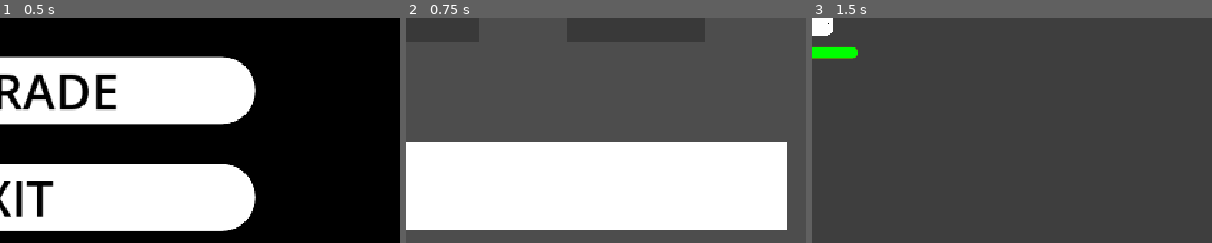
Above: before the commit, frames 1-3 (left to right).
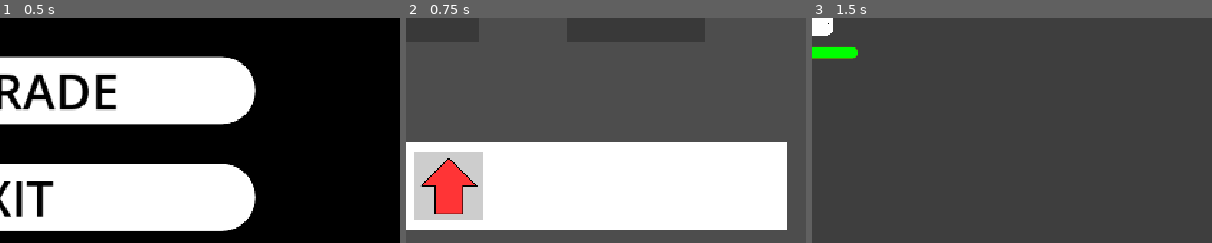
Above: after the commit, the same moments.

Repository: YamatoRyukyu/Unordered
Game: Godot game, scene res://Scenes/GameSequence/title.tscn
The game is run twice, just before and just after one commit, with the same random seed, the same clock (stepped at 60 frames per second) and the same inputs.
Inputs:
- Up to frame 1 (0.5 s): no input
- Up to frame 2 (0.75 s): click "START" at 0.5 s
- Up to frame 3 (1.5 s): click "START" at 1.25 s
The pictures show only the part of the screen within x 50-100%, y 50-100%; the shares and areas given below are measured in that part.

Frame 1 is identical in both runs. In frame 2, 5.2% of the frame differs, in the area x 2-20%, y 59-90%; in frame 3, nothing differs.

Commit message:
[action]next slot buff action

Diff:
--- a/Datas/SaveData.gd
+++ b/Datas/SaveData.gd
@@ -20,6 +20,10 @@
 	{
 		"path": "res://Scenes/ActionDatas/Bullet/bullet.tres",
 		"is_unlocked": true
+	},
+	{
+		"path": "res://Scenes/ActionDatas/Buff/buff.tres",
+		"is_unlocked": true
 	}
 ]
 
--- /dev/null
+++ b/Scenes/ActionDatas/Buff/buff.gd
@@ -0,0 +1,29 @@
+extends "res://Scripts/action.gd"
+
+var follow: Node =self
+var duration: int =2
+var dist_to_follow: Vector2 =Vector2.ZERO
+var base_size: Vector2 =Vector2(1.0, 1.0)
+
+func _ready() -> void:
+	super._ready()
+	if get_tree().root.get_node("Game/Player"):
+		follow =get_tree().root.get_node("Game/Player")
+		dist_to_follow =Vector2(-30, -30)
+		global_position =follow.global_position +dist_to_follow
+
+func _physics_process(delta: float) -> void:
+	global_rotation =0.0
+	global_position =follow.global_position +dist_to_follow
+
+	if base_size != scale:
+		scale =base_size
+
+func _on_player_change_action(new_index: int):
+	if new_index ==0:
+		queue_free()
+		return
+
+	duration -=1
+	if duration <=0:
+		queue_free()
--- /dev/null
+++ b/Scenes/ActionDatas/Buff/buff.tres
@@ -0,0 +1,13 @@
+[gd_resource type="Resource" script_class="ActionData" load_steps=4 format=3 uid="uid://dqwepu4cws7p"]
+
+[ext_resource type="PackedScene" uid="uid://dy2a8fbu2umnj" path="res://Scenes/ActionDatas/Buff/buff.tscn" id="1_07t6b"]
+[ext_resource type="Script" uid="uid://cqwhybigt83k6" path="res://Datas/Action_Data.gd" id="1_frcbu"]
+[ext_resource type="Texture2D" uid="uid://bw0ixqqrjj82x" path="res://Pictures/Arrow/上矢印.png" id="2_r0071"]
+
+[resource]
+script = ExtResource("1_frcbu")
+icon = ExtResource("2_r0071")
+name = "buff"
+action_scene = ExtResource("1_07t6b")
+is_unlocked = true
+metadata/_custom_type_script = "uid://cqwhybigt83k6"
--- /dev/null
+++ b/Scenes/ActionDatas/Buff/buff.tscn
@@ -0,0 +1,14 @@
+[gd_scene load_steps=4 format=3 uid="uid://dy2a8fbu2umnj"]
+
+[ext_resource type="PackedScene" uid="uid://dghc1ei1q2aew" path="res://Scenes/ActionDatas/ActionBase.tscn" id="1_s0j1c"]
+[ext_resource type="Script" uid="uid://5dblai53vhl2" path="res://Scenes/ActionDatas/Buff/buff.gd" id="2_doobx"]
+[ext_resource type="Texture2D" uid="uid://bw0ixqqrjj82x" path="res://Pictures/Arrow/上矢印.png" id="2_x5w85"]
+
+[node name="Area2D" instance=ExtResource("1_s0j1c")]
+script = ExtResource("2_doobx")
+base_attack_damage = 0.0
+base_buff_amount = 2.0
+
+[node name="Sprite2D" parent="CollisionShape2D" index="0"]
+scale = Vector2(0.1, 0.1)
+texture = ExtResource("2_x5w85")
--- a/Scenes/ActionDatas/Bullet/bullet.tscn
+++ b/Scenes/ActionDatas/Bullet/bullet.tscn
@@ -14,6 +14,7 @@
 collision_layer = 8
 collision_mask = 4
 script = ExtResource("2_nb44r")
+base_attack_damage = 100.0
 base_attack_distance = 300.0
 attack_speed = 500.0
 
--- a/Scenes/Player/player.gd
+++ b/Scenes/Player/player.gd
@@ -58,10 +58,14 @@
 		rotation = direction.angle()
 
 func call_action():
+	if action_index ==0:
+		$action_area.reset_action_multiplier()
+
 	change_action.emit(action_index)
 	if action_resources[action_index] != null:
 		$action_area.generate_action(action_resources[action_index], power)
 	action_index = (action_index +1)%action_len
+
 
 func _on_action_timer_timeout() -> void:
 	call_action()
--- a/Scripts/action.gd
+++ b/Scripts/action.gd
@@ -1,6 +1,7 @@
 extends Area2D
 
 @export var base_attack_damage: float =10.0
+@export var base_buff_amount: float =1.0
 @export var base_attack_distance: float = 3000.0
 @export_range(0, 360, 1.0, "hide_slider") var base_attack_rotation: int =45
 @export var attack_speed: float =2500.0
--- a/Scripts/action_area.gd
+++ b/Scripts/action_area.gd
@@ -6,11 +6,18 @@
 	"action_quantity":1.0
 }
 
+var next_action_multiplier: float =1.0
+
 func generate_action(action_data: ActionData, power: float):
 	var action_scene: PackedScene = action_data.action_scene
 
 	for i in range(buff_multiplier["action_quantity"]):
 		var action_instance = action_scene.instantiate()
+
+		var player =get_parent()
+		if action_instance.has_method("_on_player_change_action"):
+			player.change_action.connect(action_instance._on_player_change_action)
+
 		action_instance.base_attack_distance *= buff_multiplier["range"]
 
 		var size = buff_multiplier["size"]
@@ -21,12 +28,19 @@
 		var angle = 360.0 / buff_multiplier["action_quantity"] * i
 		action_instance.global_rotation_degrees = angle + global_rotation_degrees
 
-		action_instance.base_attack_damage *= power
+		action_instance.base_attack_damage *= (power *next_action_multiplier)
+		if action_instance.base_buff_amount != 1.0:
+			action_instance.base_buff_amount *= next_action_multiplier
 
 		get_tree().root.add_child(action_instance)
+
+		next_action_multiplier =action_instance.base_buff_amount
 
 func calc_damage(target: Node2D, damage: float):
 	target.take_damage(damage)
 
 func generate_upgrade(type:String, value:float):
 	buff_multiplier[type] *= value
+
+func reset_action_multiplier():
+	next_action_multiplier =1.0
Binary file added: Pictures/Arrow/上矢印.png
Not shown, added: Pictures/Arrow/上矢印.png.import
Not shown, added: Scenes/ActionDatas/Buff/buff.gd.uid
